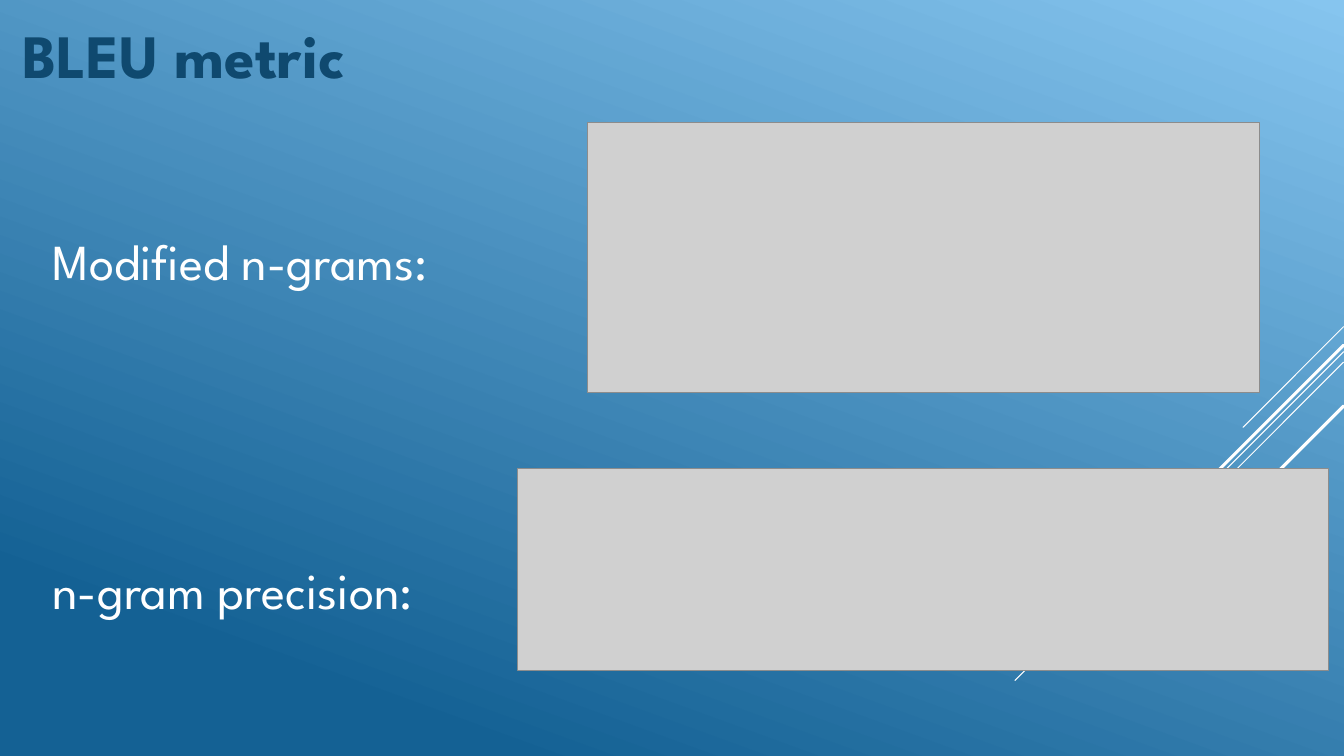
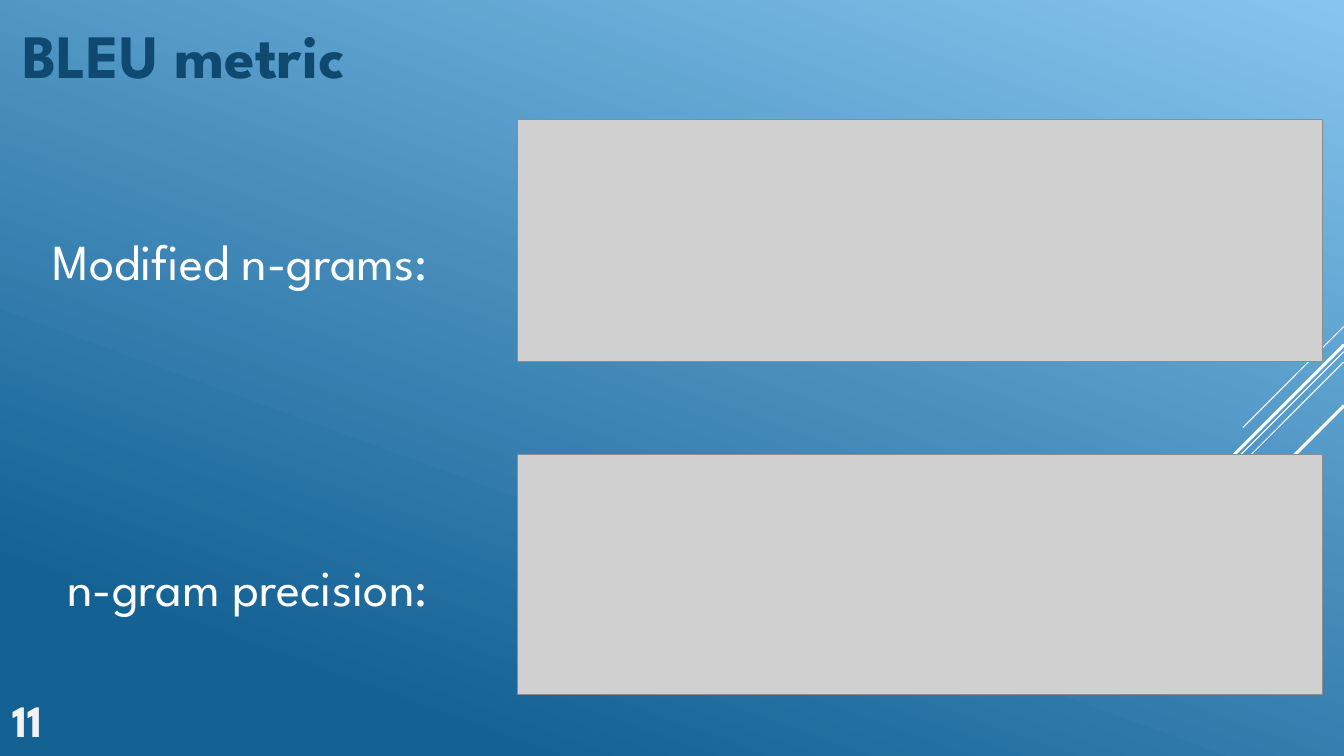
Before and after one commit to GeckSpy/IPdf2Latex, a slide deck: slide 11 of Presentation/Final presentation.pptx. Drawn at 1344x756 pixels with LibreOffice and Linux fonts; fonts in the diff are those of the drawing; grey boxes stand for pictures. Boxes give left, top, right and bottom in pixels: in the first picture for what was removed or moved away, otherwise in the second. Text is boxed around its words. In the diff, an @@ line names an element or a change of style, - is before the commit and + after.

```diff
--- a/Presentation/Final presentation.pptx
+++ b/Presentation/Final presentation.pptx
@@ picture: place and size @@
-picture at [587,122,1259,392]
+picture at [518,119,1324,362]
@@ picture: place and size @@
-picture at [518,469,1329,671]
+picture at [518,455,1324,695]
@@ text "n-gram precision:": place and size @@
-text "n-gram precision:" at [52,575,413,620]
+text "n-gram precision:" at [67,572,428,617]
@@ text added at [13,707,42,737], 32 pt, text #F2F2F2, bold @@
+11
```
Also in this commit, not shown: 17 other slides changed, 2 slides added, 1 slide removed, 2 other files.
